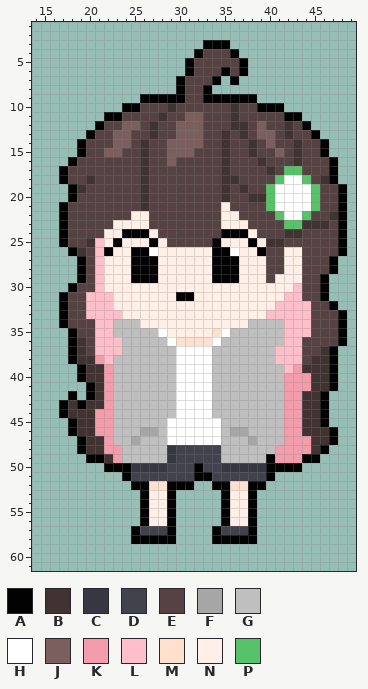
One commit to this pixel-art sprite: img/saehyeon.png. Above: the version before the commit.
The file is 64x64 pixels. Shown: x 14..49, y 1..61.
Palette (. is transparent): A #030202  B #423333  C #363740  D #41424c  E #564242  F #a6a6a6  G #bfbfbf  H #ffffff  J #7b5e5e  K #f39dac  L #ffbfca  M #ffe0cf  N #ffefe6  P #58c26a
Pixels before, first column x 17:
 3 ................AAA.............
 4 ...............AEEEA............
 5 ..............AEEEEEA...........
 6 ..............AEEEAEA...........
 7 .............AEEEA.A............
 8 .............AEEA...............
 9 .........AAAAAEEAAAAAA..........
10 .......AAEEEBEEEEEEBEEAAA.......
11 .....AAEEEEBEEJJEEEBEEEEEAA.....
12 ....AEEJJEBEEJJJEEEBBEJEEBEA....
13 ...AEEJJEEBEEJJJEEBEBEJJEBEEA...
14 ..AEEEJJEBEEJJJJEEBEEBEJEEBEEA..
15 ..AEEJJEEBEEJJJEEEBEEBEEJEBEEA..
16 .AEEEEEEEBEEJEEEEEBEEEBEEEBEEEA.
17 AEEEEEEEEBEEEEEEEEBEEEEBEPPEEEA.
18 AEEBEEEEEBEEEEEEEEBBEEEEPHHPEBA.
19 .ABEEEEEEBEEEEEEEEBEBEEPHHHHPEEA
20 .AEEEEEEEBEEEEEEEEBEEBBPHHHHPEEA
21 AEEEEEEEEBEEEEEEEENEEEEPHHHHPEEA
22 AEEEEEEENNEEEEEEEENNEEEEPHHPEEBA
23 AEEEEENNNNEEEEEEEENNNEEEEPPBBBEA
24 AEEEENNAAANEEEEEEEAAANEEEBBEEEEA
25 AEEBLNANNNANEEEEEANNNANBBEEEEEEA
26 .ABELANNAAHNNNNNNAAHNNAEENNEEEEA
27 ..AELNNNAAANNNNNNAAANNNEENNEEEA.
28 ..AELNNNAAANNNNNNAAANNNEENNEEEA.
29 ..AELNNNAAANNNNNNAAANNNENNNEEA..
30 .AEELNNNNNNNNNNNNNNNNNNNNNLEEA..
31 AEELLLNNNNNNNAANNNNNNNNNNLLEEA..
32 AEELLLNNNNNNNNNNNNNNNNNNLLLLEEA.
33 AEELLLLNNNNNNNNNNNNNNNNLLLLLEEEA
34 AEEELLGGGNNNNNNNNNNNNGGGGLLLEEEA
35 .AEELLGGGGGHNNNNNMHGGGGGGLLLEEEA
36 .ABELLLGGGGGHMMMMHGGGGGGGLLEEEEA
37 .ABELLLGGGGGGHHHHGGGGGGGLLLEEBA.
38 .ABBKLGGGGGGGHHHHGGGGGGGLLLEBBA.
39 ..ABBKGGGGGGGHHHHGGGGGGGGLKBBBA.
40 ..ABBKGGGGGGGHHHHGGGGGGGGKKKBBA.
41 ...ABKGGGGGGGHHHHGGGGGGGGKKKBBA.
42 .A.ABKGGGGGGGHHHHGGGGGGGGKKBBA..
43 ABABBKGGGGGGGHHHHGGGGGGGGKKBBA..
44 ABBBKKGGGGGGGHHHHGGGGGGGGKKBBA..
45 .ABBKKGGGGGGHHHHHHGGGGGGGKKBBA..
46 .ABBKKGGGFFGHHHHHHGFFGGGGKKBBBA.
47 ..ABBKGGFGGGHHHHHHGGGFGGGKKKBBA.
48 ..ABBKKGGGGGCDDDDDGGGGGGKKKKBA..
49 ...AABKGGGGGCDDDDDGGGGGAKKKAA...
50 .....AAACCCCDDDADDCCCCCAAAA.....
51 .......ADDDDDDDAADDDDDDA........
52 ........AAMMAAA..AAMMAA.........
53 .........ANNA.....ANNA..........
54 .........ANNA.....ANNA..........
55 .........ANNA.....ANNA..........
56 .........ANNA.....ANNA..........
57 ........ADDDA....ADDDA..........
58 ........AAAAA....AAAAA..........
Now the later version:
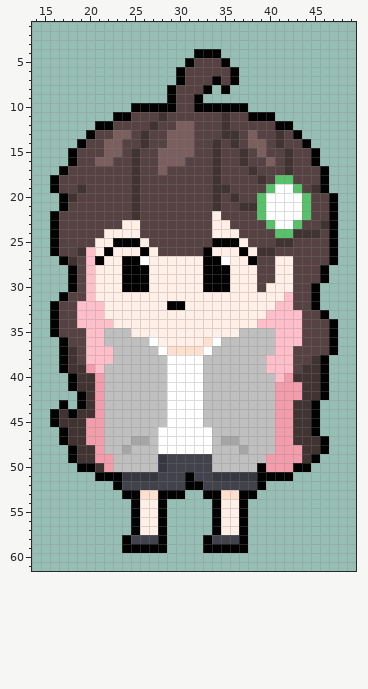
Changes in this commit:
Changed rows in their new state; - is an unchanged pixel.
first column x 16:
 3 -----------------...-------------
 4 -----------------AA..------------
 5 -------------------A..-----------
 6 --------------AE---EA.-----------
 7 -------------------E-------------
 8 -------------AE----A-------------
 9 ----------...-E-A......----------
10 --------.-AAAA--AAAAAA....-------
11 ------.-A------EE--BE-AAA...-----
12 ------A-EE------E--BEE-E-AA..----
13 ----------BE-J--E---BEJEEBEA..---
14 ------J-E-------E-BEB-JJEB-EA..--
15 --AE-----BE-J-----BE-BEJ-EBE-A.--
16 -----JJ--BE-J-J---BE-B-EJ-BE-A..-
17 ---------BE-J-----BE--B-E-BE--A.-
18 AE--E----BE-------BEE--B--PEE-A.-
19 AEE------BE-------B--E-----PEBA..
20 -AB------BE-------BEB-EPH---PE-A.
21 ---------BE-------BE-BBPH---PE-A.
22 AE-------BE-------NEE--PHH-----A.
23 AE-----E--E-------N-EE--PHH-EE-A.
24 AE------NNEE------NNNEE--PP-BB-A.
25 AE--EN--AA-EE------AA-EEE-B----A.
26 AEE-LN---N-NEEEEEANNNA-BB-EE---A.
27 -ABELA--A-HN-----A-HN-AE-N-E-----
28 --AELN--A--N-----A--N--E-N-E--A.-
29 --AELN--A--N-----A--N--E---E-----
30 ----LN--AAA------AAA---E---E-A.--
31 -----NN-------NN-----------E-A.--
32 AE-L--N------AA------------EEA..-
33 AE-L--NN--------------------E-A..
34 AE-LL--NNN------------NLLL--E--A.
35 AEE-L-G--NNNN-----NNN----L--E--A.
36 -AEEL-GG---HNNNNN--------L-----A.
37 -ABEL--G----HMMMM----------E--E--
38 -ABELL-------H---G------L--E--A.-
39 -ABBKLG------H---G------LL-E--A.-
40 --AB-KG------H---G-------L-BB-A.-
41 --ABBKG------H---G-------K--B-A.-
42 --.ABKG------H---G-------K-------
43 --.--KG------H---G-------K-B-A.--
44 ABA---G------H---G-------K-B-A.--
45 ABB-K-G----------GG------K-B-A.--
46 -AB-K-G---GGH-----G-GG---K-B-A..-
47 -ABBKKG---F-H-----GFF-G--K-BB-A.-
48 --AB-KGGF---HHHHHHG--F------B----
49 --ABBKKG----CD----G-----K---B----
50 ---AABKGGGGG----D-GGGGGAKKK-A----
51 -----AAACCCC---ADDCCCCCA-AA------
52 -------ADDDDDDD-ADDDDDD----------
53 --------AAMMA-A--AAMMA-----------
54 ---------AN-A.----AN-A.----------
55 ---------AN-A.----AN-A.----------
56 ---------AN-A.----AN-A.----------
57 ----------NNA.-----NNA.----------
58 --------ADDD-.---ADDD-.----------
59 --------AAAAA----AAAAA-----------
